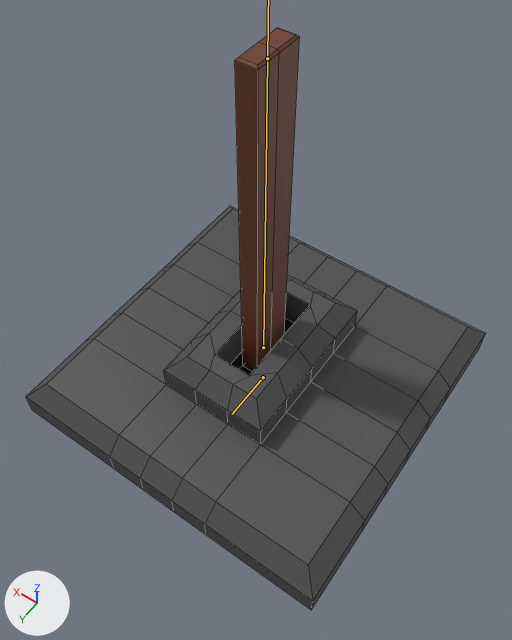
One commit to the FBX model Assets/Models/ModelsViljam/Lever.fbx: the scene before it, then after it.
Camera for both pictures: a 50 mm camera at (-0.693, 1.009, 1.857) aimed at (-0.062, 0.125, 0.469). Every picture has the same lights, and +X, +Y and +Z are marked at lower left. The bones that bend it are drawn over the model as lines. Mesh edges are drawn as thin lines.

The first picture shows 'Lever'.
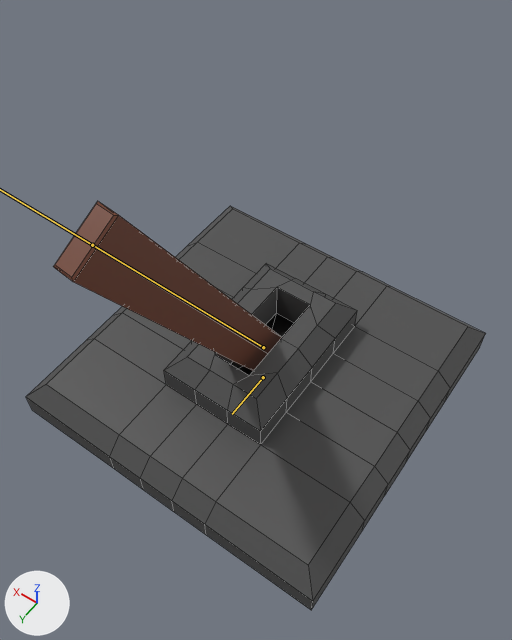
The newer file adds an action. The first version stands in its rest pose; the second is drawn at frame 21 of the action 'LeverBodyAction'.

What differs and where, as boxes [x1, y1, x2, y2] in the pictures (512 x 640 px):
'Lever', posed (30% shorter)
    before: [26, 28, 486, 610]
    after: [26, 201, 486, 610]
bone 'Lever', root to tip
    before: (263, 347) to (267, 58)
    after: (263, 347) to (92, 245)

What the commit changed:
Bone 'Lever' (bone_lever) turns from (0, 0, 0) to (2, -4, -31) degrees about its own x, y and z.
